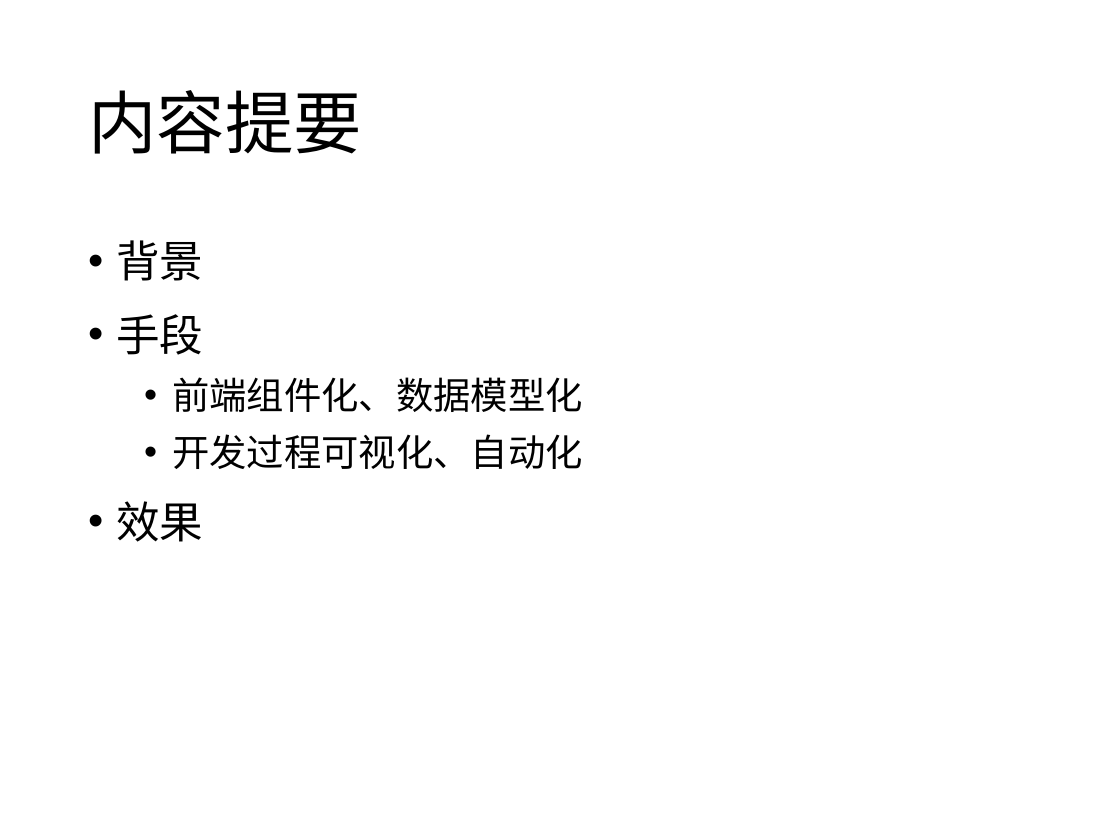
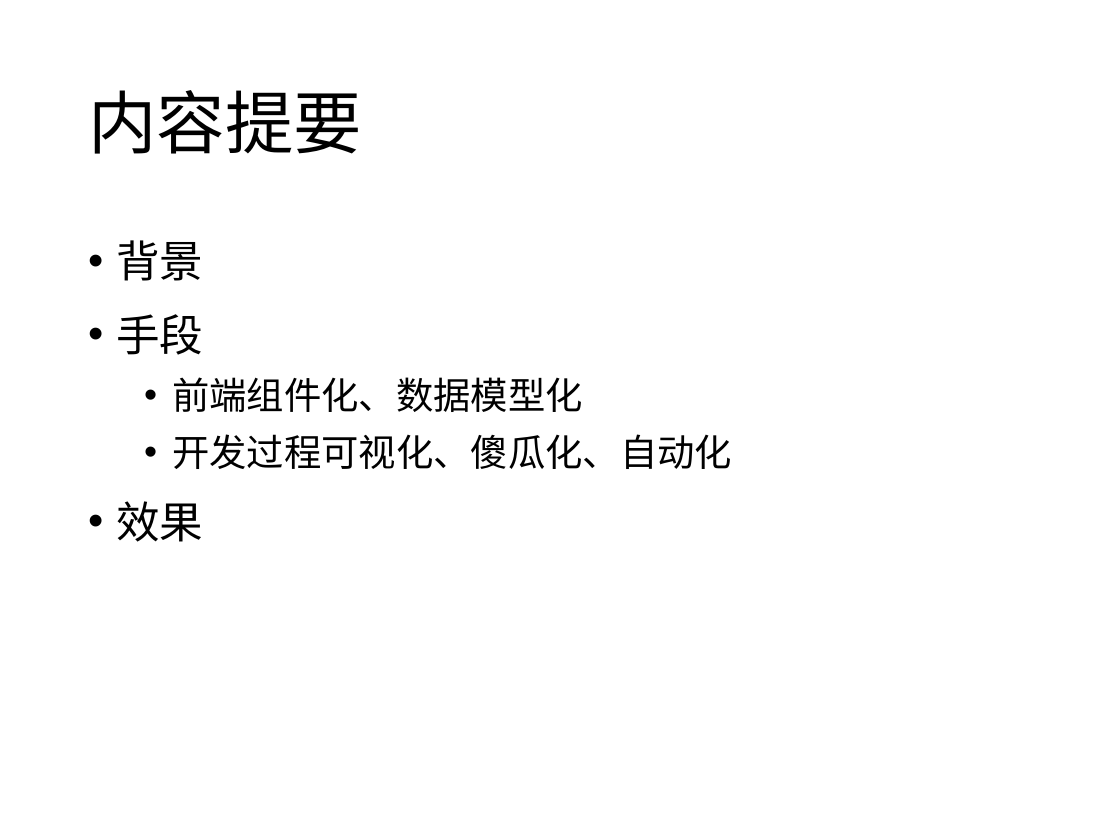
Before and after one commit to yibit/jigsaw, a slide deck: slide 2 of 让任何人迅速成为大前端开发者.pptx. Drawn at 1120x840 pixels with LibreOffice and Linux fonts; fonts in the diff are those of the drawing. Boxes give left, top, right and bottom in pixels: in the first picture for what was removed or moved away, otherwise in the second. Text is boxed around its words. In the diff, an @@ line names an element or a change of style, - is before the commit and + after.

```diff
--- a/让任何人迅速成为大前端开发者.pptx
+++ b/让任何人迅速成为大前端开发者.pptx
@@ text at (x1=172, y1=434, x2=732, y2=469): text changed @@
-  • 开发过程可视化、自动化
+  • 开发过程可视化、傻瓜化、自动化
```
Also in this commit, not shown: 1 other slide changed, 23 slides added.
